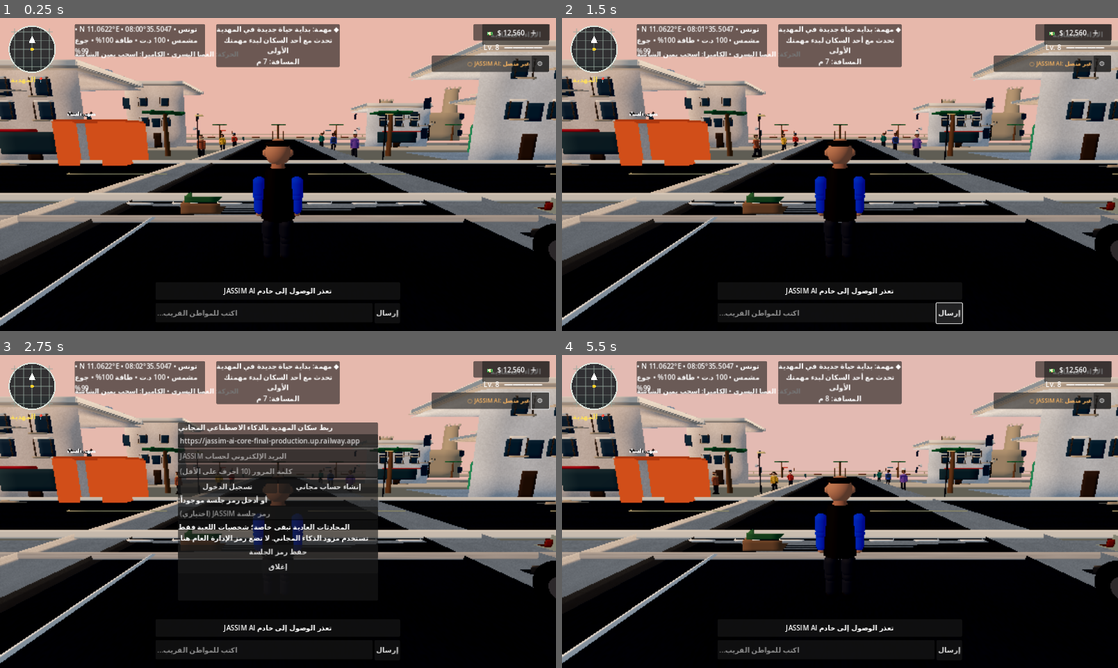
Above: before the commit, frames 1-4 (two rows, left to right).
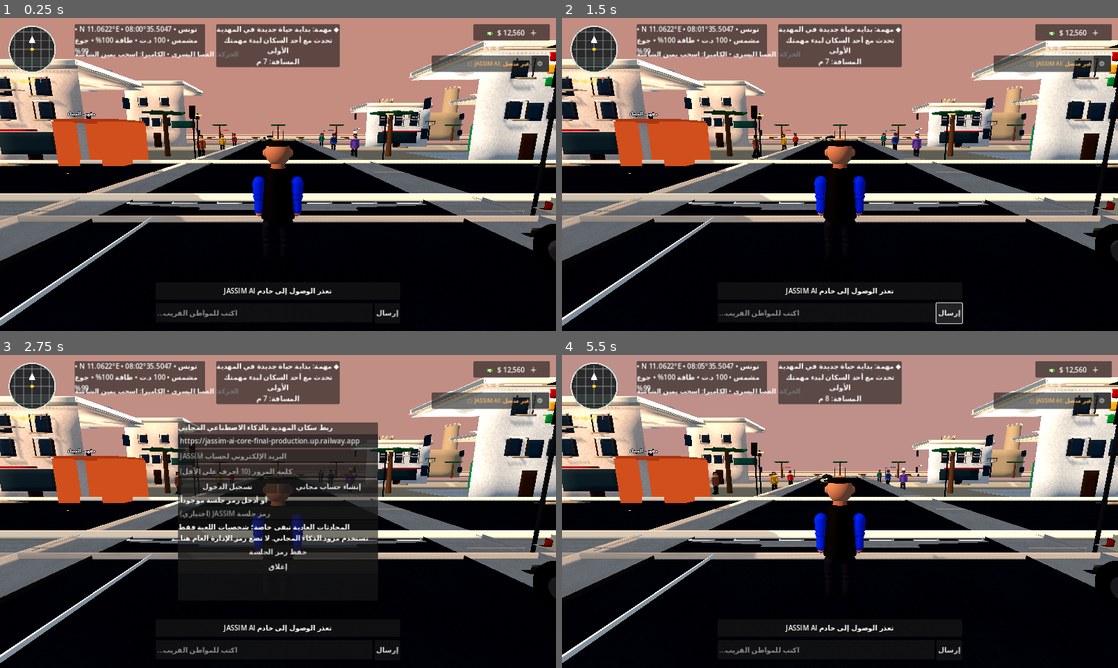
Above: after the commit, the same moments.

Repository: stevennpllk-crypto/REAL-LIFE-MAHDIA
Game: Godot game, scene res://scenes/Main.tscn
Same seed, same stepped clock (60 frames per second), same inputs: the game is played once before the commit and once after it.
Inputs (mouse positions are in pixels of both pictures, inside the frame that each line leads up to):
- Up to frame 1 (0.25 s): no input
- Up to frame 2 (1.5 s): click (1079, 33) at 0.5 s, where only the run before the commit has a clickable "الأداء: اقتصادية"; click "إرسال" at 1.25 s
- Up to frame 3 (2.75 s): click "⚙" at 2 s
- Up to frame 4 (5.5 s): click "تسجيل الدخول" at 2.75 s; click "إنشاء حساب مجاني" at 3.5 s; click "حفظ رمز الجلسة" at 4.25 s; click "إغلاق" at 5 s

The runs differ from the first frame. In frame 1, 34% of the frame differs, in the area x 0-100%, y 0-99%; in frame 2, 34%; in frame 3, 26%; in frame 4, 35%.

Commit message:
Unify world visuals and simulation across all devices

Diff:
--- a/scripts/main.gd
+++ b/scripts/main.gd
@@ -38,7 +38,7 @@
 var water_wave_origins: Array[Vector3] = []
 var water_clock := 0.0
 var autosave_elapsed := 0.0
-var quality_level := 0
+var quality_level := 2
 var quality_button: Button
 var restored_vehicle_position := Vector3(5, 0.1, 10)
 var restore_vehicle_driver := false
@@ -185,8 +185,8 @@
 	sun = DirectionalLight3D.new()
 	sun.rotation_degrees = Vector3(-48, -32, 0)
 	sun.light_energy = 1.28
-	# One directional sun provides real surface shading. Shadows are quality-tiered.
-	sun.shadow_enabled = quality_level >= 1
+	# One directional sun provides real surface shading and shadows.
+	sun.shadow_enabled = true
 	sun.directional_shadow_max_distance = 48.0
 	sun.shadow_opacity = 0.62
 	sun.visible = true
@@ -385,12 +385,8 @@
 	_create_street_lamp(Vector3(-8, 0, 6.5))
 	_create_street_lamp(Vector3(8, 0, -6.5))
 	_create_outer_district()
-	# Keep a small set of recognizable street details even on the low-memory
-	# Android profile; reserve the denser decorative set for stronger devices.
-	if quality_level >= 1:
-		_create_city_details()
-	else:
-		_create_mobile_city_details()
+	# One unified world-detail set for every device profile.
+	_create_city_details()
 
 
 func _create_outer_district() -> void:
@@ -418,7 +414,7 @@
 		Vector3(72, 0, -20), Vector3(72, 0, 5), Vector3(72, 0, 35), Vector3(72, 0, 68),
 		Vector3(-32, 0, 78), Vector3(-10, 0, 78), Vector3(12, 0, 78), Vector3(32, 0, 78)
 	]
-	var count: int = [8, 12, 16][clampi(quality_level, 0, 2)]
+	var count: int = lots.size()
 	for i in range(mini(count, lots.size())):
 		var height := randf_range(5.8, 10.5)
 		var dimensions := Vector3(randf_range(7.0, 9.5), height, randf_range(7.0, 9.5))
@@ -580,7 +576,7 @@
 		Vector3(-6.6, 0, 17), Vector3(6.6, 0, 17),
 		Vector3(-6.6, 0, 25), Vector3(6.6, 0, 25)
 	]
-	var resident_budget: int = int([8, 10, 12][quality_level])
+	var resident_budget: int = sidewalk_positions.size()
 	for i in range(mini(sidewalk_positions.size(), resident_budget)):
 		var npc := CharacterBody3D.new()
 		npc.set_script(NPC_SCRIPT)
@@ -619,7 +615,7 @@
 		[false, -1.65, -40.0, 1.0, 3.8],
 		[false, 1.65, 48.0, -1.0, 4.2]
 	]
-	var traffic_budget: int = int([2, 3, 4][quality_level])
+	var traffic_budget: int = traffic_specs.size()
 	for i in range(mini(traffic_specs.size(), traffic_budget)):
 		var spec: Array = traffic_specs[i]
 		var car := CharacterBody3D.new()
@@ -673,17 +669,6 @@
 	status_label.text = "MAHDIA • 08:00 • Prototype"
 	status_label.autowrap_mode = TextServer.AUTOWRAP_WORD_SMART
 	panel.add_child(status_label)
-	quality_button = Button.new()
-	quality_button.text = "الرسوم: منخفضة"
-	quality_button.anchor_left = 1.0
-	quality_button.anchor_right = 1.0
-	quality_button.offset_left = -170.0
-	quality_button.offset_right = -16.0
-	quality_button.offset_top = 14.0
-	quality_button.offset_bottom = 62.0
-	quality_button.focus_mode = Control.FOCUS_NONE
-	quality_button.pressed.connect(_cycle_graphics_quality)
-	layer.add_child(quality_button)
 	_apply_graphics_quality()
 	hint_label = Label.new()
 	hint_label.text = "الحركة: العصا اليسرى • الكاميرا: اسحب يمين الشاشة"
@@ -1068,7 +1053,7 @@
 		var car: Array = world.vehicle_position
 		restored_vehicle_position = Vector3(float(car[0]), float(car[1]), float(car[2]))
 	restore_vehicle_driver = bool(world.get("was_driving", false))
-	quality_level = clampi(int(world.get("graphics_quality", 0)), 0, 2)
+	quality_level = 2
 	print("MAHDIA_WORLD_PROGRESS_RESTORED")
 
 func _save_world_progress() -> void:
@@ -1096,33 +1081,18 @@
 		_save_world_progress()
 
 func _select_device_profile() -> void:
-	# Android phones start in the conservative tier. This is a deliberate
-	# performance budget, not a requirement for the player to change phone settings.
-	if OS.has_feature("mobile"):
-		quality_level = 0
-	else:
-		quality_level = 2
-
-func _cycle_graphics_quality() -> void:
-	quality_level = (quality_level + 1) % 3
-	_apply_graphics_quality()
-	_save_world_progress()
+	# The world uses one shared visual and simulation configuration everywhere.
+	quality_level = 2
 
 func _apply_graphics_quality() -> void:
-	var labels := ["اقتصادية", "متوازنة", "مرتفعة"]
-	if is_instance_valid(quality_button):
-		quality_button.text = "الأداء: " + labels[quality_level]
-	# Frame pacing, physics cadence and 3D internal resolution are real workload
-	# controls. The UI stays full resolution for readable touch controls.
-	Engine.max_fps = [30, 45, 60][quality_level]
-	Engine.physics_ticks_per_second = [30, 45, 60][quality_level]
-	get_viewport().scaling_3d_scale = [0.72, 0.86, 1.0][quality_level]
+	Engine.max_fps = 60
+	Engine.physics_ticks_per_second = 60
+	get_viewport().scaling_3d_scale = 1.0
 	if is_instance_valid(sun):
-		# Keep real lighting at every tier; only the expensive shadow map is optional.
 		sun.visible = true
-		sun.shadow_enabled = quality_level >= 1
+		sun.shadow_enabled = true
 	if is_instance_valid(world_environment):
-		world_environment.ambient_light_energy = [0.72, 0.84, 0.94][quality_level]
+		world_environment.ambient_light_energy = 0.94
 
 
 func _surface_texture(kind: String) -> ImageTexture:
